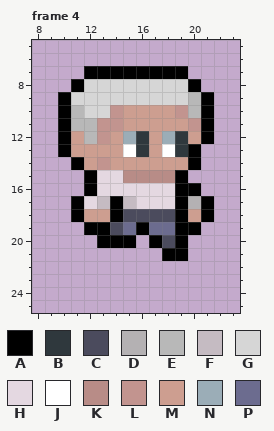
Pixel-art file: ! assets/ase/dean-running.ase. The first picture shows the starting point.
32x32 pixels, 4 frames. Shown: frame 4: x 8..23, y 5..25. The old version is drawn lined up with the new one. The commit also changed other frames, which this record leaves out.
Palette (. is transparent): A #000000  B #2f383d  C #4b4b5d  D #b4b1b3  E #b8b8b8  F #c5bbc2  G #d6d6d6  H #e4d8e1  J #ffffff  K #b88c87  L #c2948f  M #cd9e90  N #9badb7  P #6c6c8f
Pixels before, frame 4, first column x 10:
 7 ..AAAAAAAA..
 8 .AGGGGGGGGA.
 9 AGGGGGGGGGEA
10 AEGGLMMMMLEA
11 AEELLMMMMMLA
12 AMELMNBMNBMA
13 AMMMMJBMJBA.
14 .AMLMMMMMMA.
15 ..AHHKKKKA..
16 ..AHHHHHHAA.
17 .AHFAFHHHADA
18 .AMMACCCCAMA
19 ..AACPAPPAA.
20 ...AAA.ACA..
21 ........AA..
New version:
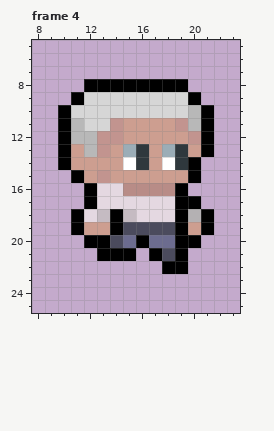
The edit:
whole drawing moved by +0,-4 (the old picture is shown already moved)
Changed rows in their new state; - is an unchanged pixel.
Frame 4:
first column x 10:
 7 --........--
 8 -.AAAAAAAA.-
 9 .A--------A.
10 -G--GGGGGG--
11 --GG-----LE-
12 -E--LMM-MML-
13 --EL-N--N-MA
14 AM-M-JB-JB--
15 -AMLMMMMMMA-
16 -----KKKK-.-
17 -.AHHH----A.
18 --HF-FHHH-D-
19 -AMMACCCC-MA
20 --A-CPAPP-A-
21 ---AAA-AC---
22 --------AA--
